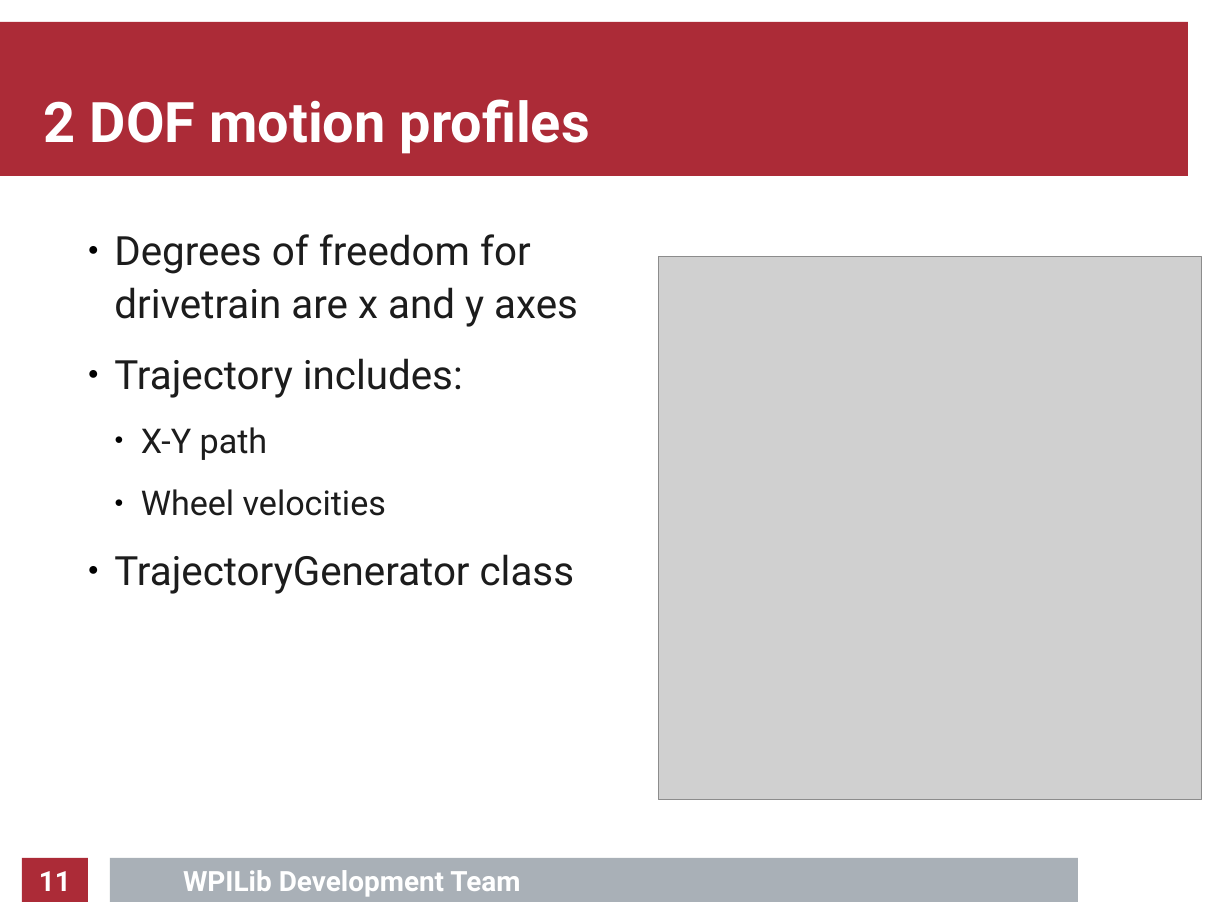
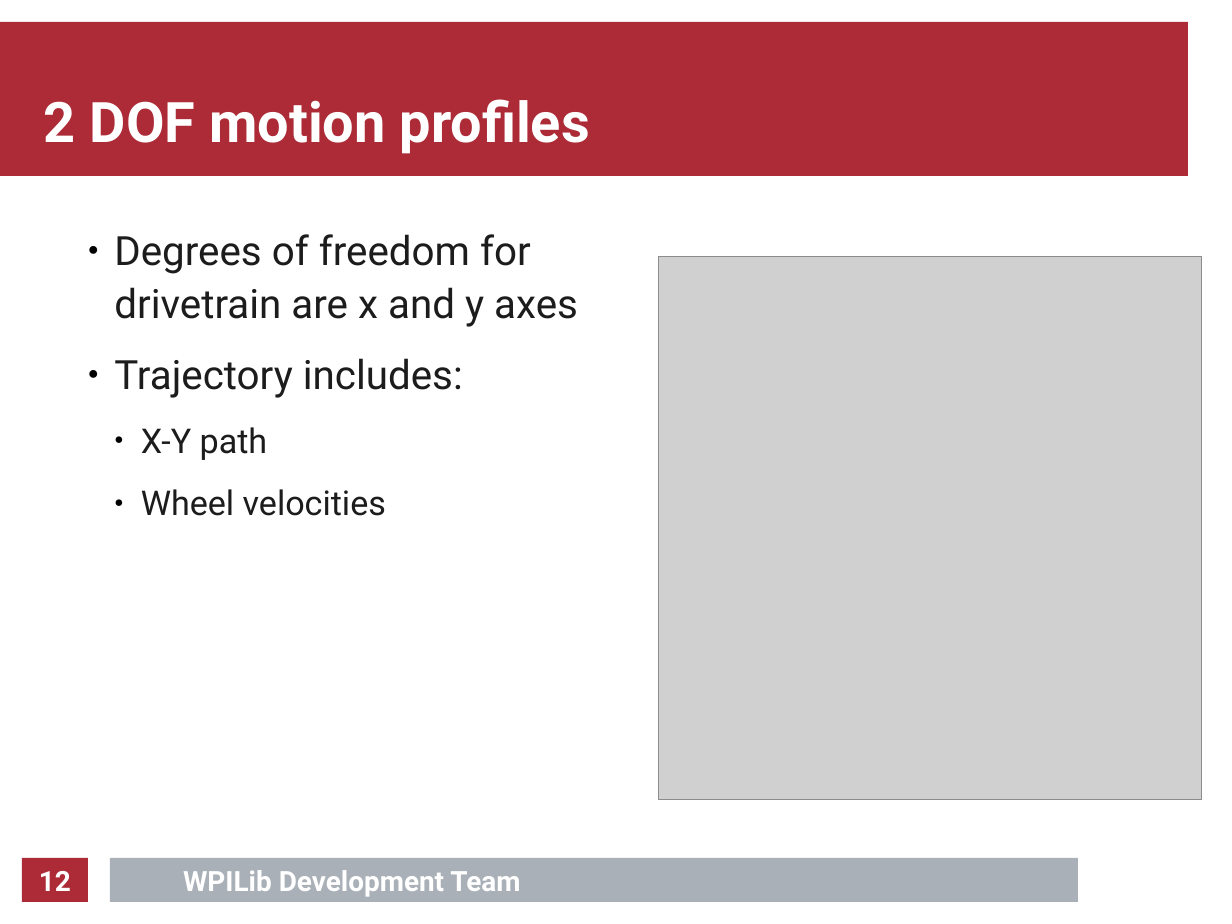
Before and after one commit to calcmogul/auton-driving-presentation, a slide deck: slide 12 of presentation/presentation.odp (slide 11 before the commit). Drawn at 1232x924 pixels with LibreOffice and Linux fonts; fonts in the diff are those of the drawing; grey boxes stand for pictures; background and template pictures are left out. Boxes give left, top, right and bottom in pixels: in the first picture for what was removed or moved away, otherwise in the second. Text is boxed around its words. In the diff, an @@ line names an element or a change of style, - is before the commit and + after.

```diff
--- a/presentation/presentation.odp
+++ b/presentation/presentation.odp
@@ text at (114,554,574,594): paragraph removed @@
-● TrajectoryGenerator class
@@ page number at (39,871,71,891): text changed @@
-11
+12
```
Also in this commit, not shown: 9 other slides changed, 1 slide added, 6 other files.
